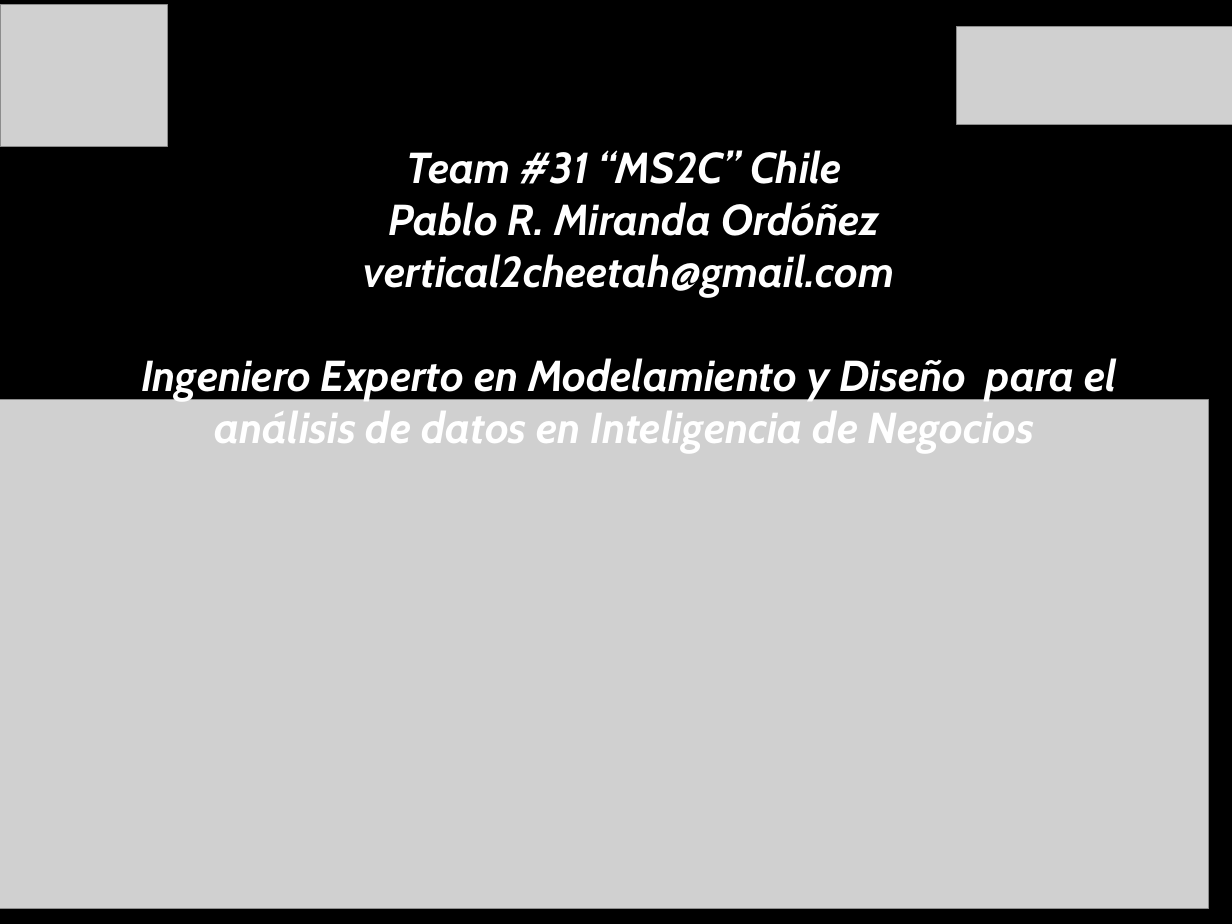
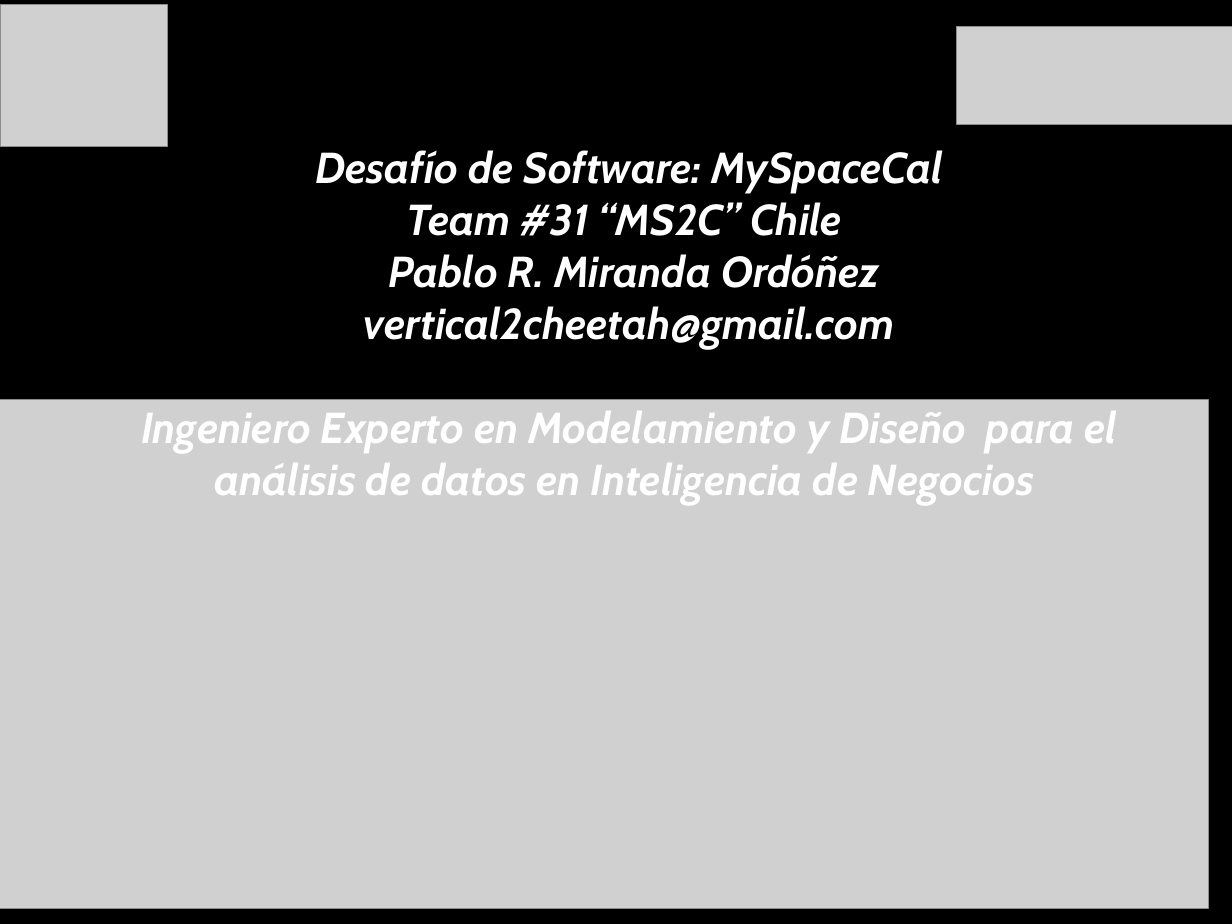
Before and after one commit to spaceappchile/team31, a slide deck: slide 22 of MySpaceCal-MS2C-Chile - Presentacion.ppt. Drawn at 1232x924 pixels with LibreOffice and Linux fonts; fonts in the diff are those of the drawing; grey boxes stand for pictures. Boxes give left, top, right and bottom in pixels: in the first picture for what was removed or moved away, otherwise in the second. Text is boxed around its words. In the diff, an @@ line names an element or a change of style, - is before the commit and + after.

```diff
--- a/MySpaceCal-MS2C-Chile - Presentacion.ppt
+++ b/MySpaceCal-MS2C-Chile - Presentacion.ppt
@@ text at [315,150,944,193]: paragraph added @@
+Desafío de Software: MySpaceCal
```
Also in this commit, not shown: 3 other slides changed, 2 other files.
